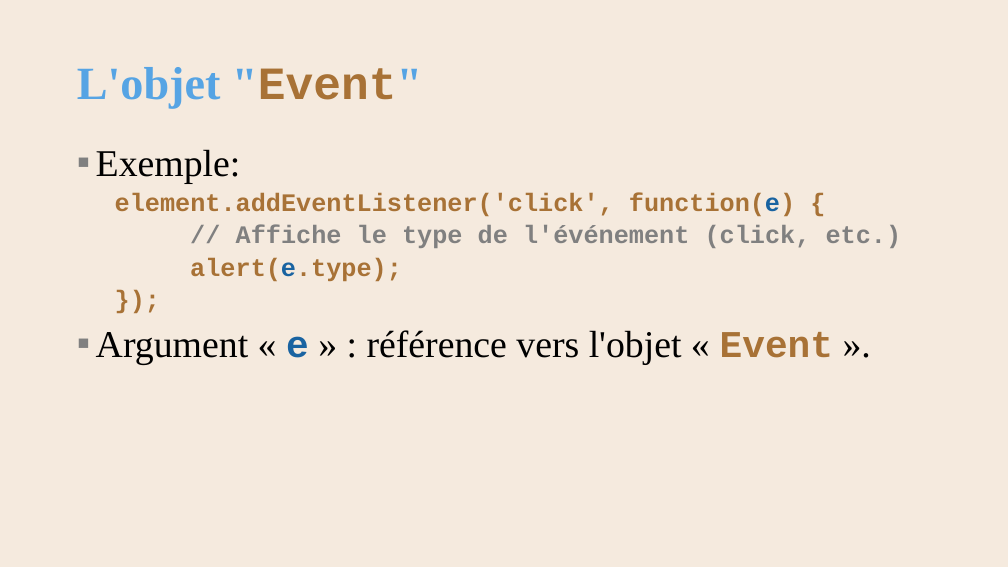
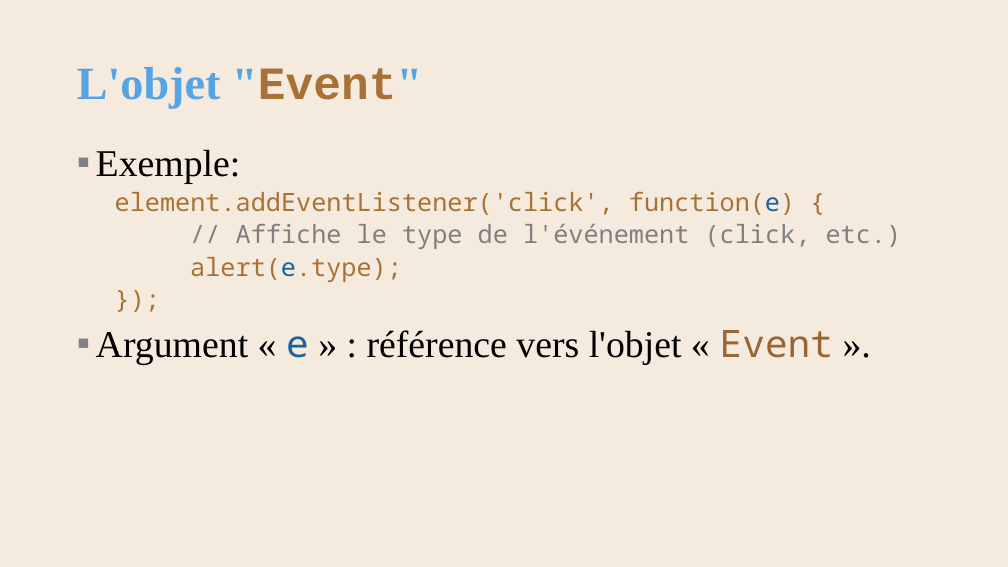
Before and after one commit to AlainWafflard/4IPW3, a slide deck: slide 73 of syllabus/17_javascript/syllabus_17_js.pptx. Drawn at 1008x567 pixels with LibreOffice and Linux fonts; fonts in the diff are those of the drawing; background and template pictures are left out. Boxes give left, top, right and bottom in pixels: in the first picture for what was removed or moved away, otherwise in the second. Text is boxed around its words. In the diff, an @@ line names an element or a change of style, - is before the commit and + after.

```diff
--- a/syllabus/17_javascript/syllabus_17_js.pptx
+++ b/syllabus/17_javascript/syllabus_17_js.pptx
@@ text at <box>96,191,902,365</box>: font Courier New to Noto Sans Mono, bold off in "element.addEventListener('click', function(e) {", "// Affiche le type de l'événement (click, ...", "alert(e.type);", "});" and 1 more places; text colour #A87236 to #996633 in "Event" @@
```
Also in this commit, not shown: 40 other slides changed, 6 other files.
